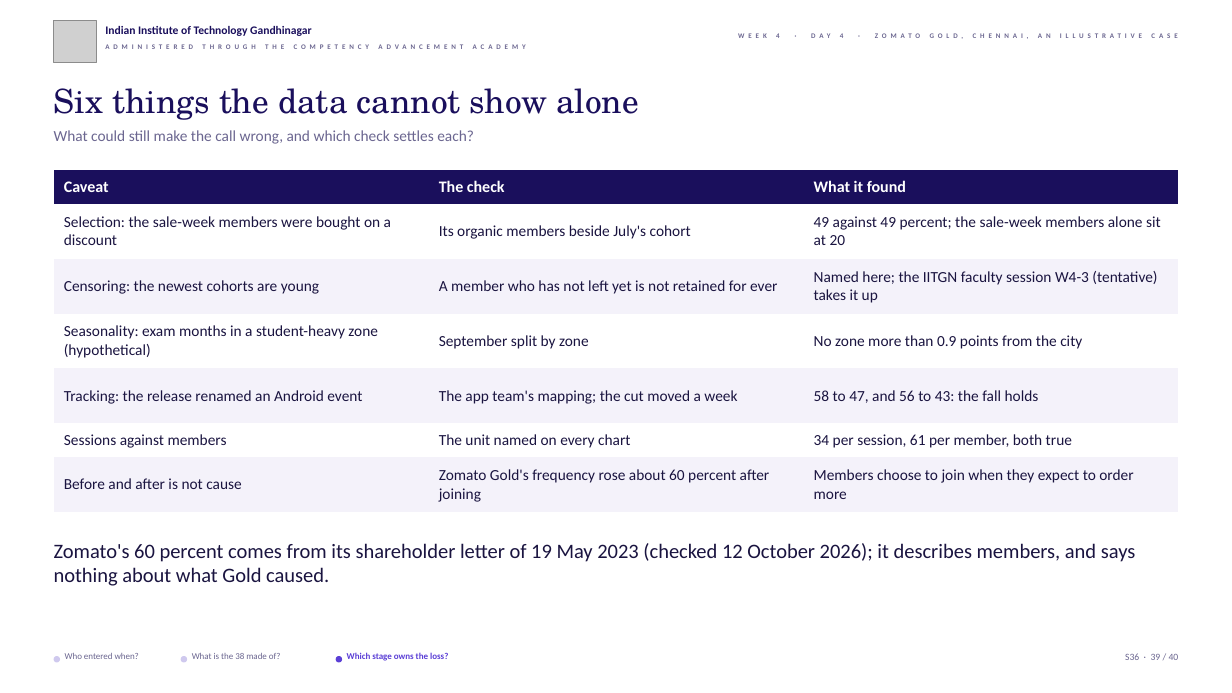
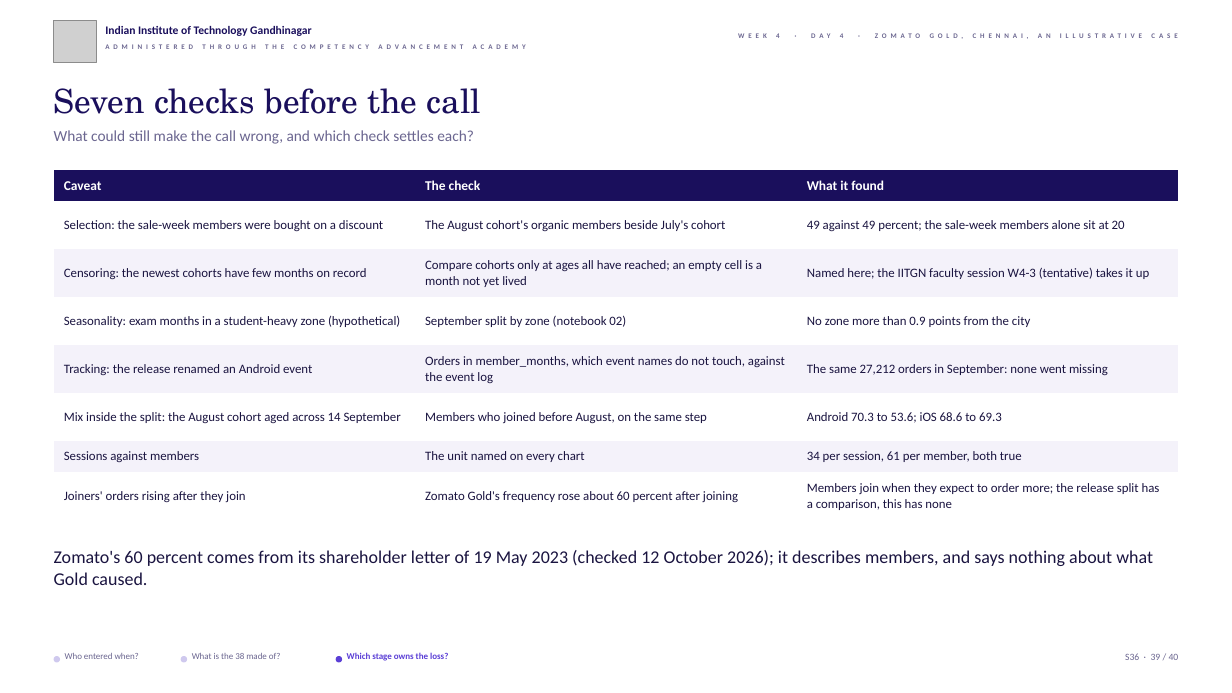
Before and after one commit to fde-academy-lab/c2-content-factory, a slide deck: slide 39 of content/W04/D4/slides/C2_W04_D04_half1_STUDENT.pptx. Drawn at 1232x693 pixels with LibreOffice and Linux fonts; fonts in the diff are those of the drawing; grey boxes stand for pictures; background and template pictures are left out. Boxes give left, top, right and bottom in pixels: in the first picture for what was removed or moved away, otherwise in the second. Text is boxed around its words. In the diff, an @@ line names an element or a change of style, - is before the commit and + after.

```diff
--- a/content/W04/D4/slides/C2_W04_D04_half1_STUDENT.pptx
+++ b/content/W04/D4/slides/C2_W04_D04_half1_STUDENT.pptx
@@ text at bbox=[54, 88, 481, 114]: text changed @@
-Six things the data cannot show alone
+Seven checks before the call
@@ table at bbox=[54, 170, 1178, 520] @@
-row 2: Selection: the sale-week members were bought on a discount | Its organic members beside July's cohort | 49 against 49 percent; the sale-week members alone sit at 20
-row 3: Censoring: the newest cohorts are young | A member who has not left yet is not retained for ever | Named here; the IITGN faculty session W4-3 (tentative) takes it up
-row 4: Seasonality: exam months in a student-heavy zone (hypothetical) | September split by zone | No zone more than 0.9 points from the city
-row 5: Tracking: the release renamed an Android event | The app team's mapping; the cut moved a week | 58 to 47, and 56 to 43: the fall holds
+row 2: Selection: the sale-week members were bought on a discount | The August cohort's organic members beside July's cohort | 49 against 49 percent; the sale-week members alone sit at 20
+row 3: Censoring: the newest cohorts have few months on record | Compare cohorts only at ages all have reached; an empty cell is a month not yet lived | Named here; the IITGN faculty session W4-3 (tentative) takes it up
+row 4: Seasonality: exam months in a student-heavy zone (hypothetical) | September split by zone (notebook 02) | No zone more than 0.9 points from the city
+row 5: Tracking: the release renamed an Android event | Orders in member_months, which event names do not touch, against the event log | The same 27,212 orders in September: none went missing
+row 6: Mix inside the split: the August cohort aged across 14 September | Members who joined before August, on the same step | Android 70.3 to 53.6; iOS 68.6 to 69.3
-row 8, column 1: Before and after is not cause
+row 8, column 1: Joiners' orders rising after they join
-row 8, column 3: Members choose to join when they expect to order more
+row 8, column 3: Members join when they expect to order more; the release split has a comparison, this has none
@@ text "Zomato's 60 percent comes from ...": place and size @@
-text "Zomato's 60 percent comes from ..." at bbox=[54, 543, 1136, 586]
+text "Zomato's 60 percent comes from ..." at bbox=[54, 550, 1153, 585]
@@ text "Zomato's 60 percent comes from ..." at bbox=[54, 550, 1153, 585]: size 16 to 14 pt; less space between paragraphs @@
```
Also in this commit, not shown: 23 other slides changed, 5 other files.
